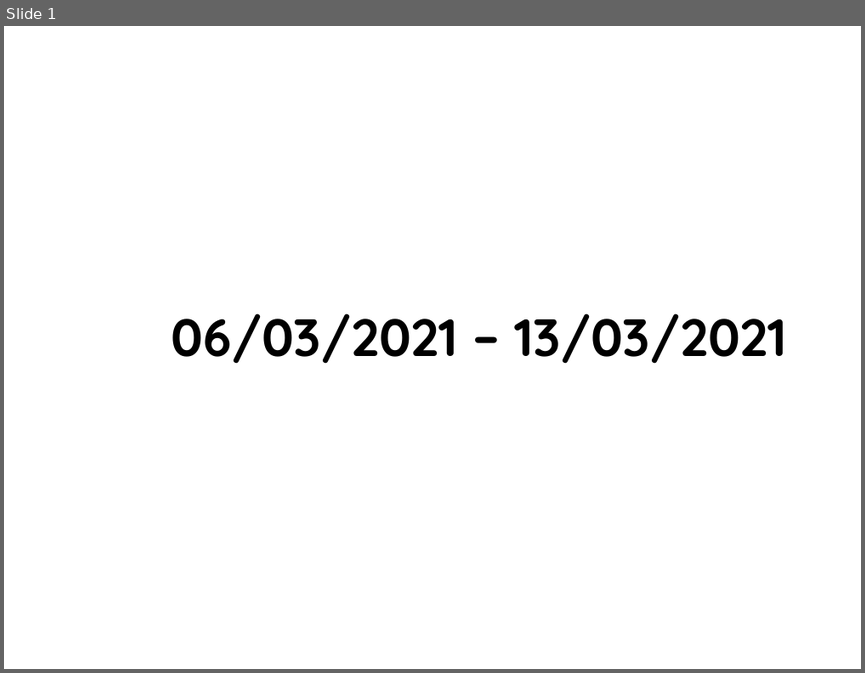
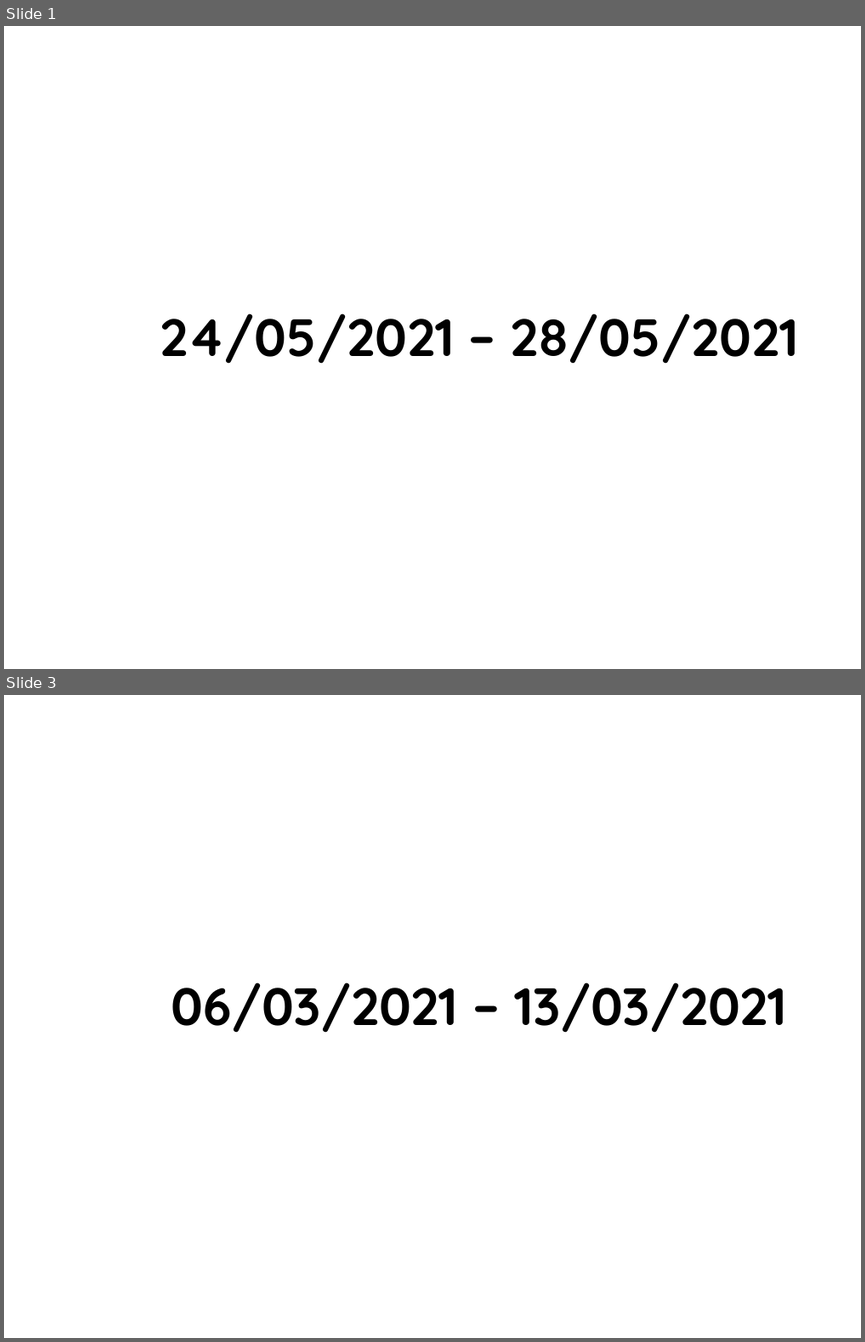
Before and after one commit to AXDELAROSA/CLASIFICACION_PIELES, a slide deck: Scripts_R100_Materiales/Folios_Transaccion/Docs/IT_DEV_FOLIOS_22102020.pptx. Shown one above the other, each under a label of ours: slide 1 before the commit, slides 1 and 3 after it; the slides between them are not shown. The pictures are 865x673 and 865x1342 pixels, drawn with LibreOffice and Linux fonts; fonts in the diff are those of the drawing; background and template pictures are left out. Boxes give left, top, right and bottom in pixels: in the first picture for what was removed or moved away, otherwise in the second. Text is boxed around its words. In the diff, an @@ line names an element or a change of style, - is before the commit and + after.

```diff
--- a/Scripts_R100_Materiales/Folios_Transaccion/Docs/IT_DEV_FOLIOS_22102020.pptx
+++ b/Scripts_R100_Materiales/Folios_Transaccion/Docs/IT_DEV_FOLIOS_22102020.pptx
@@ slide 1 added at [4, 26, 861, 669], background picture (left out) @@
@@ text added at [160, 313, 799, 363], 44 pt, text #000000, bold @@
+24/05/2021 – 28/05/2021
@@ what was slide 1 is now slide 3 @@
```
Also in this commit, not shown: 1 other slide added, 15 other files.
